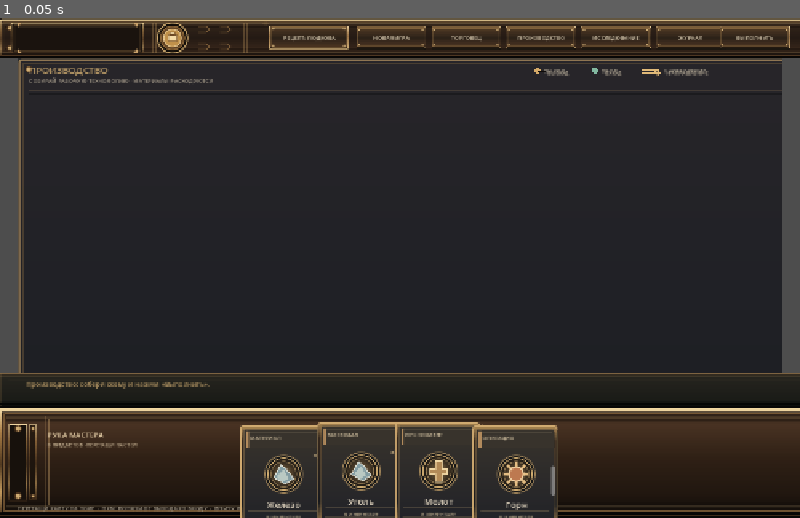
Above: before the commit, frame 1.
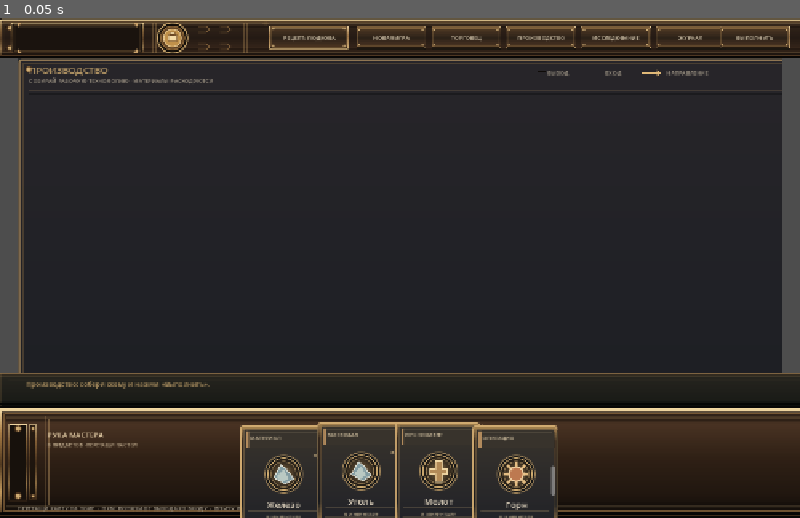
Above: after the commit, the same moment.

Repository: Blyaprint/new-1-bit-kuznya
Game: Godot game, scene res://scenes/board_prototype.tscn
Same seed, same stepped clock (60 frames per second), same inputs: the game is played once before the commit and once after it.
Inputs:
- Up to frame 1 (0.05 s): no input

The runs differ from the first frame. In frame 1, less than 0.1% of the frame differs, in the area x 66-89%, y 10-12%.

Commit message:
Remove procedural graph legend drawing

Diff:
--- a/scripts/board_prototype.gd
+++ b/scripts/board_prototype.gd
@@ -1073,7 +1073,6 @@
 
 func _draw() -> void:
 	# Only transient graph feedback and legacy modal overlays remain here.
-	_draw_graph_legend()
 	if market_open:
 		_draw_market()
 
@@ -1084,18 +1083,6 @@
 
 func _draw_workshop_background() -> void:
 	pass
-
-
-func _draw_graph_legend() -> void:
-	var x := size.x - 420.0
-	var y := HEADER_HEIGHT + 20.0
-	draw_circle(Vector2(x, y), 5.0, ACCENT)
-	draw_string(font, Vector2(x + 10, y + 4), "ВЫХОД", HORIZONTAL_ALIGNMENT_LEFT, -1, 9, MUTED)
-	draw_circle(Vector2(x + 92, y), 5.0, Color("#82b8a0"))
-	draw_string(font, Vector2(x + 102, y + 4), "ВХОД", HORIZONTAL_ALIGNMENT_LEFT, -1, 9, MUTED)
-	draw_line(Vector2(x + 166, y), Vector2(x + 194, y), LINK_COLOR, 2.0)
-	draw_colored_polygon(PackedVector2Array([Vector2(x + 194, y), Vector2(x + 186, y - 4), Vector2(x + 186, y + 4)]), LINK_COLOR)
-	draw_string(font, Vector2(x + 202, y + 4), "НАПРАВЛЕНИЕ", HORIZONTAL_ALIGNMENT_LEFT, -1, 9, MUTED)
 
 
 func _draw_header_button(_rect: Rect2, _label: String, _active: bool) -> void:
